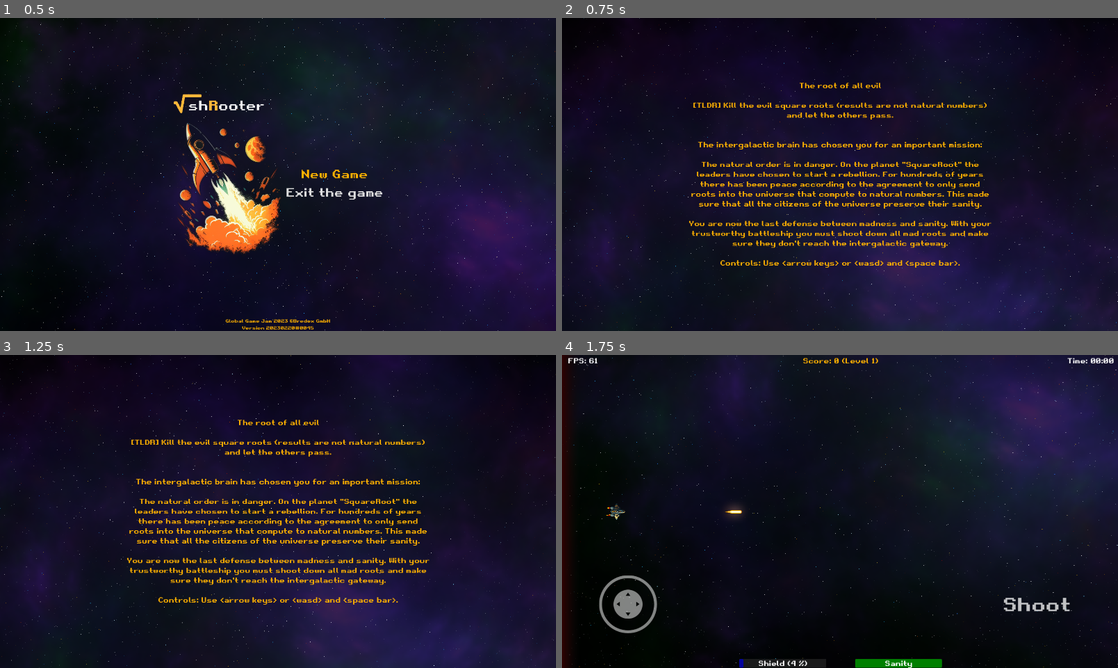
Above: before the commit, frames 1-4 (two rows, left to right).
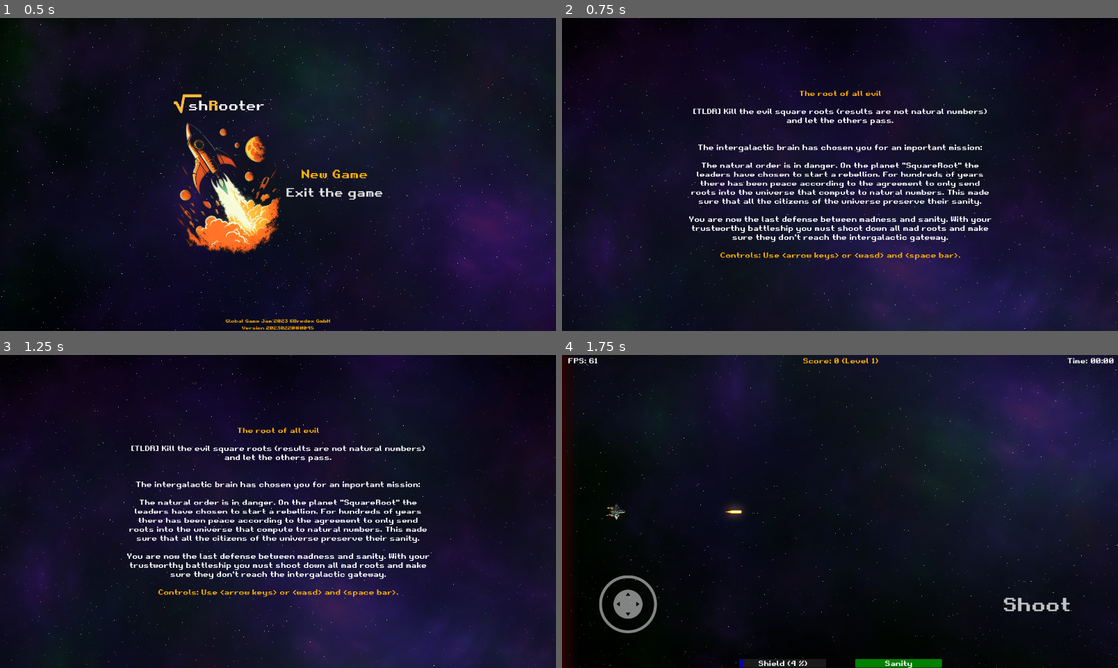
Above: after the commit, the same moments.

Repository: gingerr/ggj-2023-roots-one
Game: Godot game, scene res://pregame/MainMenu.tscn
Same seed, same stepped clock (60 frames per second), same inputs: the game is played once before the commit and once after it.
Inputs (mouse positions are in pixels of both pictures, inside the frame that each line leads up to):
- Up to frame 1 (0.5 s): no input
- Up to frame 2 (0.75 s): click "New Game" at 0.5 s
- Up to frame 3 (1.25 s): no input
- Up to frame 4 (1.75 s): tap Enter (ui_accept) at 1.25, 1.52 s; move the mouse to (962, 495) at 1.27 s; hold Right (ui_right) from 1.28 s (still down); click (962, 495) at 1.42 s

Frame 1 is identical in both runs. In frame 2, 8.0% of the frame differs, in the area x 22-78%, y 20-80%; in frame 3, 8.0%; in frame 4, nothing differs.

Commit message:
makes use of bbcode in intro

Diff:
--- a/pregame/Intro.tscn
+++ b/pregame/Intro.tscn
@@ -1,18 +1,7 @@
-[gd_scene load_steps=6 format=3 uid="uid://b4t8tfb1d3ir3"]
+[gd_scene load_steps=3 format=3 uid="uid://b4t8tfb1d3ir3"]
 
 [ext_resource type="Script" path="res://pregame/Intro.gd" id="1_jvpon"]
 [ext_resource type="PackedScene" uid="uid://c4qdkjgpo0i5h" path="res://background/BackgroundLayer.tscn" id="2_8g1tg"]
-
-[sub_resource type="CanvasItemMaterial" id="4"]
-
-[sub_resource type="Gradient" id="5"]
-colors = PackedColorArray(0.144531, 0.110092, 0.110092, 1, 0.480469, 0.437302, 0.437302, 1)
-
-[sub_resource type="GradientTexture2D" id="3"]
-gradient = SubResource("5")
-width = 900
-height = 600
-use_hdr = true
 
 [node name="CenterContainer" type="CanvasLayer"]
 script = ExtResource("1_jvpon")
@@ -24,31 +13,27 @@
 anchor_bottom = 1.0
 grow_horizontal = 2
 grow_vertical = 2
+theme_override_constants/margin_left = 64
+theme_override_constants/margin_top = 64
+theme_override_constants/margin_right = 64
+theme_override_constants/margin_bottom = 64
 
 [node name="VBoxContainer" type="VBoxContainer" parent="MarginContainer"]
 clip_contents = true
 layout_mode = 2
-size_flags_horizontal = 3
-size_flags_vertical = 3
+size_flags_vertical = 4
 alignment = 1
 
-[node name="Sprite2D" type="Sprite2D" parent="MarginContainer/VBoxContainer"]
-visible = false
-self_modulate = Color(1, 1, 1, 0.254902)
-material = SubResource("4")
-position = Vector2(688, 400)
-texture = SubResource("3")
-region_enabled = true
-region_rect = Rect2(0, 0, 1000, 500)
-
-[node name="Label" type="Label" parent="MarginContainer/VBoxContainer"]
+[node name="Label" type="RichTextLabel" parent="MarginContainer/VBoxContainer"]
 unique_name_in_owner = true
 layout_direction = 2
 layout_mode = 2
 size_flags_vertical = 3
+mouse_filter = 1
 theme_type_variation = &"LabelOrange"
+bbcode_enabled = true
 text = "A long time ago in a galaxy far away ..."
-horizontal_alignment = 1
-vertical_alignment = 1
+fit_content = true
+scroll_active = false
 
 [node name="BackgroundLayer" parent="." instance=ExtResource("2_8g1tg")]
--- a/pregame/res/story.tres
+++ b/pregame/res/story.tres
@@ -1,4 +1,5 @@
-The root of all evil
+[center]
+[color=#ffb200]The root of all evil[/color]
 
 [TLDR] Kill the evil square roots (results are not natural numbers)
 and let the others pass.
@@ -16,4 +17,5 @@
 trustworthy battleship you must shoot down all mad roots and make
 sure they don't reach the intergalactic gateway.
 
-Controls: Use <arrow keys> or <wasd> and <space bar>.
+[color=#ffb200]Controls: Use <arrow keys> or <wasd> and <space bar>.[/color]
+[/center]
